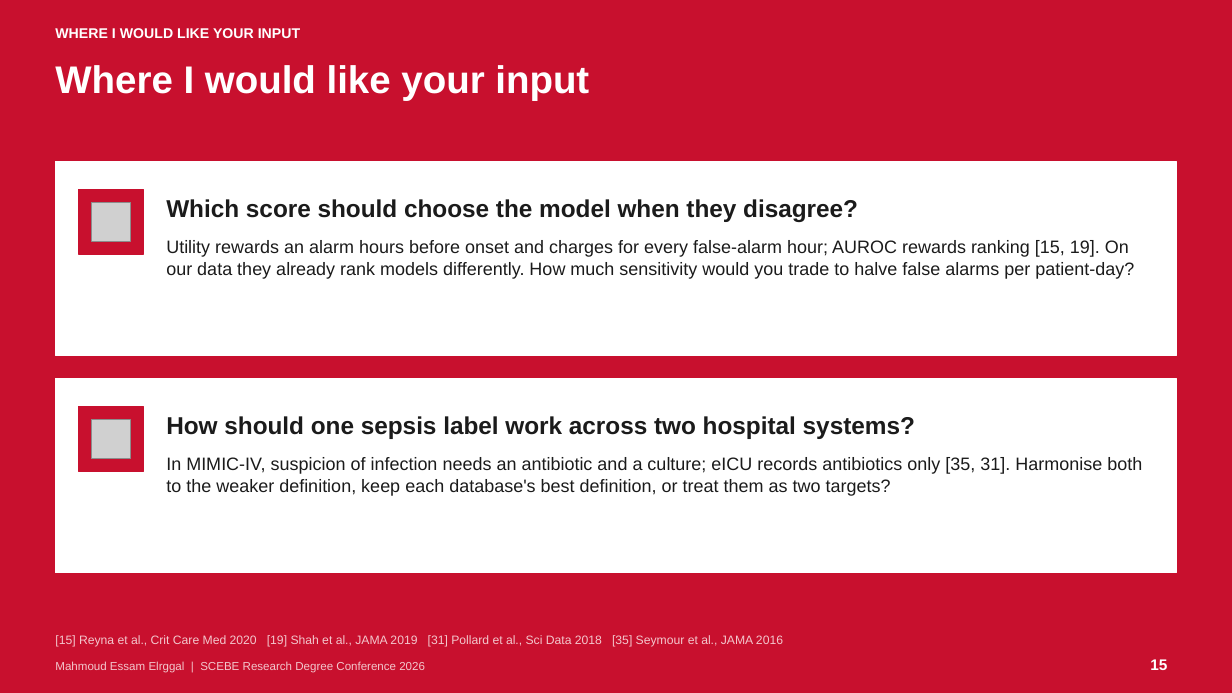
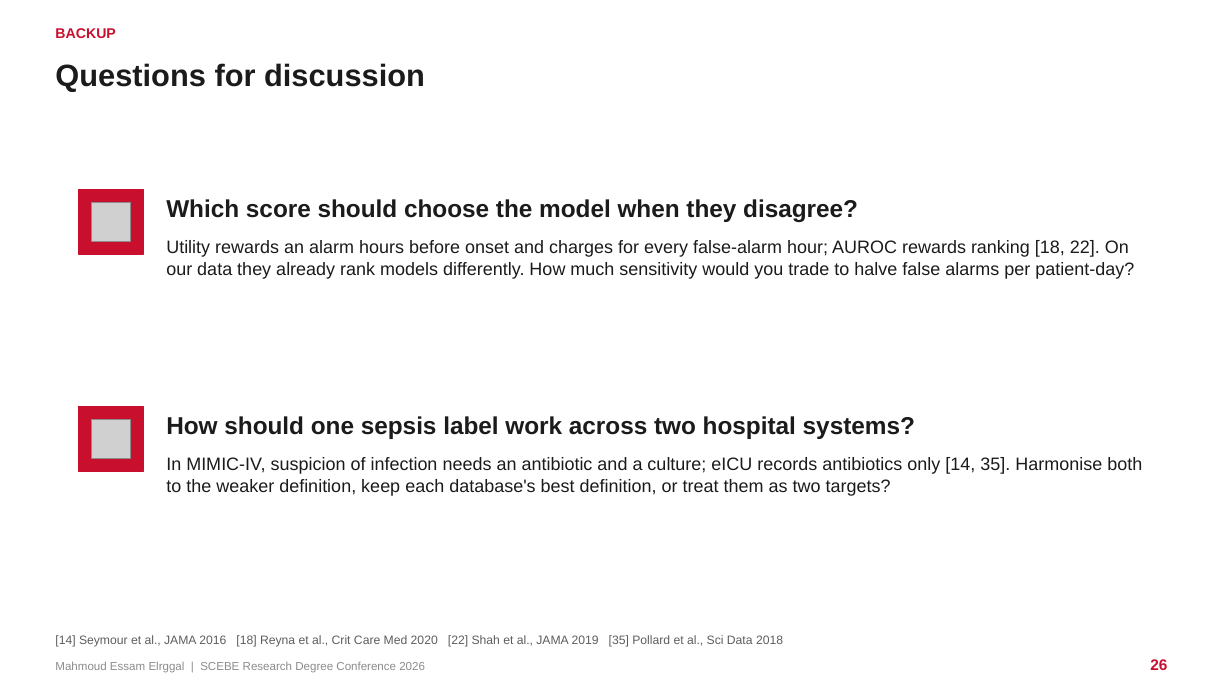
Before and after one commit to mahmoudddj/datasciencecoursera1, a slide deck: slide 26 of dev/presentation/Elrggal_Mahmoud_SCEBE2026.pptx (slide 15 before the commit). Drawn at 1232x693 pixels with LibreOffice and Linux fonts; fonts in the diff are those of the drawing; grey boxes stand for pictures. Boxes give left, top, right and bottom in pixels: in the first picture for what was removed or moved away, otherwise in the second. Text is boxed around its words. In the diff, an @@ line names an element or a change of style, - is before the commit and + after.

```diff
--- a/dev/presentation/Elrggal_Mahmoud_SCEBE2026.pptx
+++ b/dev/presentation/Elrggal_Mahmoud_SCEBE2026.pptx
@@ background #C8102E to #FFFFFF @@
@@ text at [55,28,115,38]: text changed; text colour #FFFFFF to #C8102E @@
-WHERE I WOULD LIKE YOUR INPUT
+BACKUP
@@ title at [55,63,425,91]: text changed; size 30 to 24 pt; text colour #FFFFFF to #1B1B1B @@
-Where I would like your input
+Questions for discussion
@@ text at [166,240,1134,279]: text changed @@
-Utility rewards an alarm hours before onset and charges for every false-alarm hour; AUROC rewards ranking [15, 19]. On our data they already rank models differently. How much sensitivity would you trade to halve false alarms per patient-day?
+Utility rewards an alarm hours before onset and charges for every false-alarm hour; AUROC rewards ranking [18, 22]. On our data they already rank models differently. How much sensitivity would you trade to halve false alarms per patient-day?
@@ text at [166,457,1142,496]: text changed @@
-In MIMIC-IV, suspicion of infection needs an antibiotic and a culture; eICU records antibiotics only [35, 31]. Harmonise both to the weaker definition, keep each database's best definition, or treat them as two targets?
+In MIMIC-IV, suspicion of infection needs an antibiotic and a culture; eICU records antibiotics only [14, 35]. Harmonise both to the weaker definition, keep each database's best definition, or treat them as two targets?
@@ text at [55,635,783,647]: text changed; text colour #F3C6CC to #5E5E5E @@
-[15] Reyna et al., Crit Care Med 2020 [19] Shah et al., JAMA 2019 [31] Pollard et al., Sci Data 2018 [35] Seymour et al., JAMA 2016
+[14] Seymour et al., JAMA 2016 [18] Reyna et al., Crit Care Med 2020 [22] Shah et al., JAMA 2019 [35] Pollard et al., Sci Data 2018
@@ text "Mahmoud Essam Elrggal | SCEBE ..." at [55,661,425,672]: text colour #F3C6CC to #8C8C8C @@
@@ page number at [1150,659,1167,670]: text changed; text colour #FFFFFF to #C8102E @@
-15
+26
```
Also in this commit, not shown: 24 other slides changed, 3 slides added, 1 slide removed, 3 other files.
